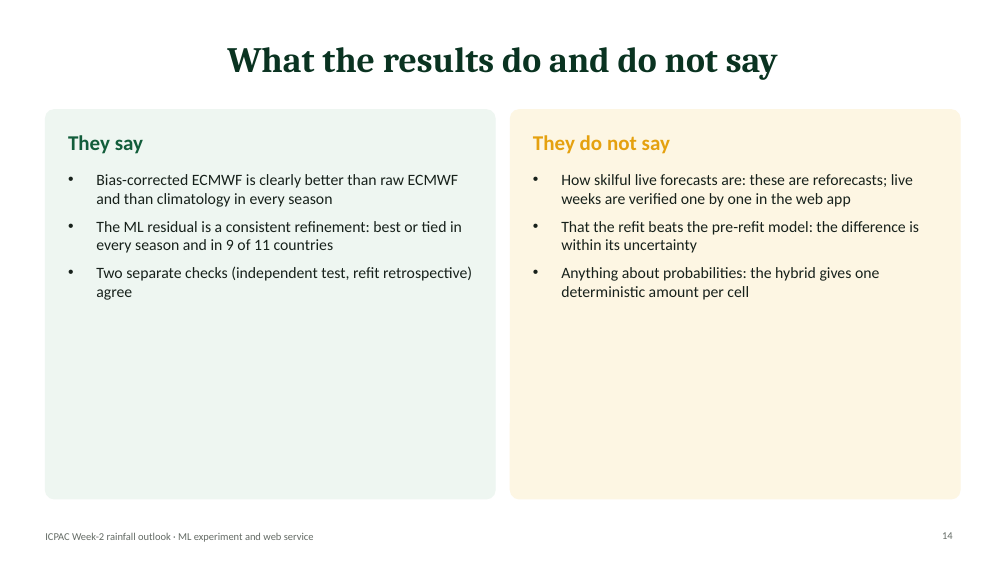
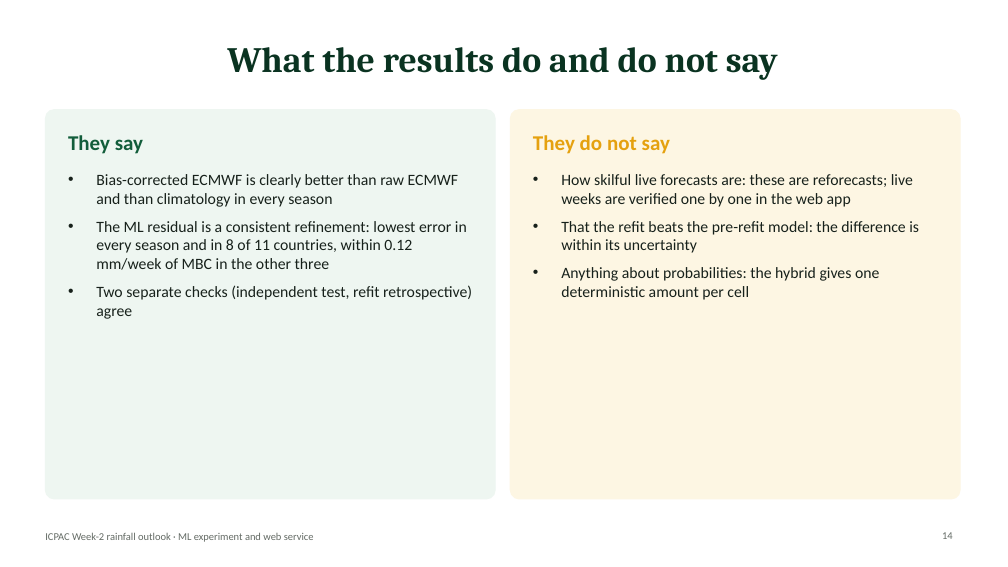
Before and after one commit to Joe254h/ICPAC_ML_AI_PRODUCT, a slide deck: slide 14 of docs/presentation/ICPAC_Week2_ML_Project.pptx. Drawn at 1008x567 pixels with LibreOffice and Linux fonts; fonts in the diff are those of the drawing. Boxes give left, top, right and bottom in pixels: in the first picture for what was removed or moved away, otherwise in the second. Text is boxed around its words. In the diff, an @@ line names an element or a change of style, - is before the commit and + after.

```diff
--- a/docs/presentation/ICPAC_Week2_ML_Project.pptx
+++ b/docs/presentation/ICPAC_Week2_ML_Project.pptx
@@ text at [96,221,467,270]: text changed @@
-• The ML residual is a consistent refinement: best or tied in every season and in 9 of 11 countries
+• The ML residual is a consistent refinement: lowest error in every season and in 8 of 11 countries, within 0.12 mm/week of MBC in the other three
```
Also in this commit, not shown: 7 other slides changed, 4 other files.
